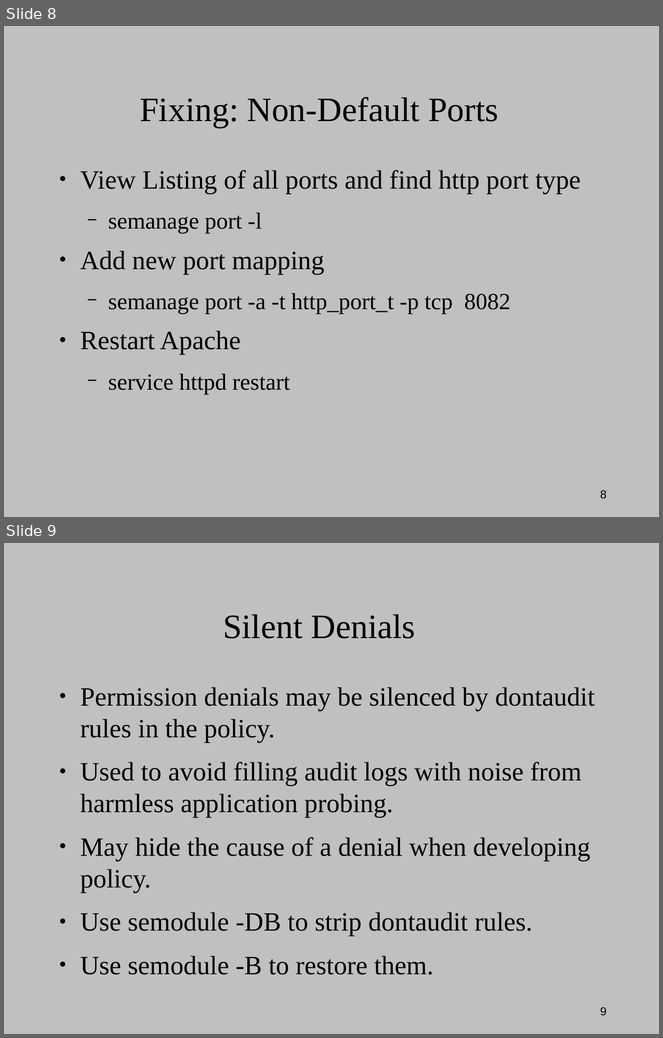
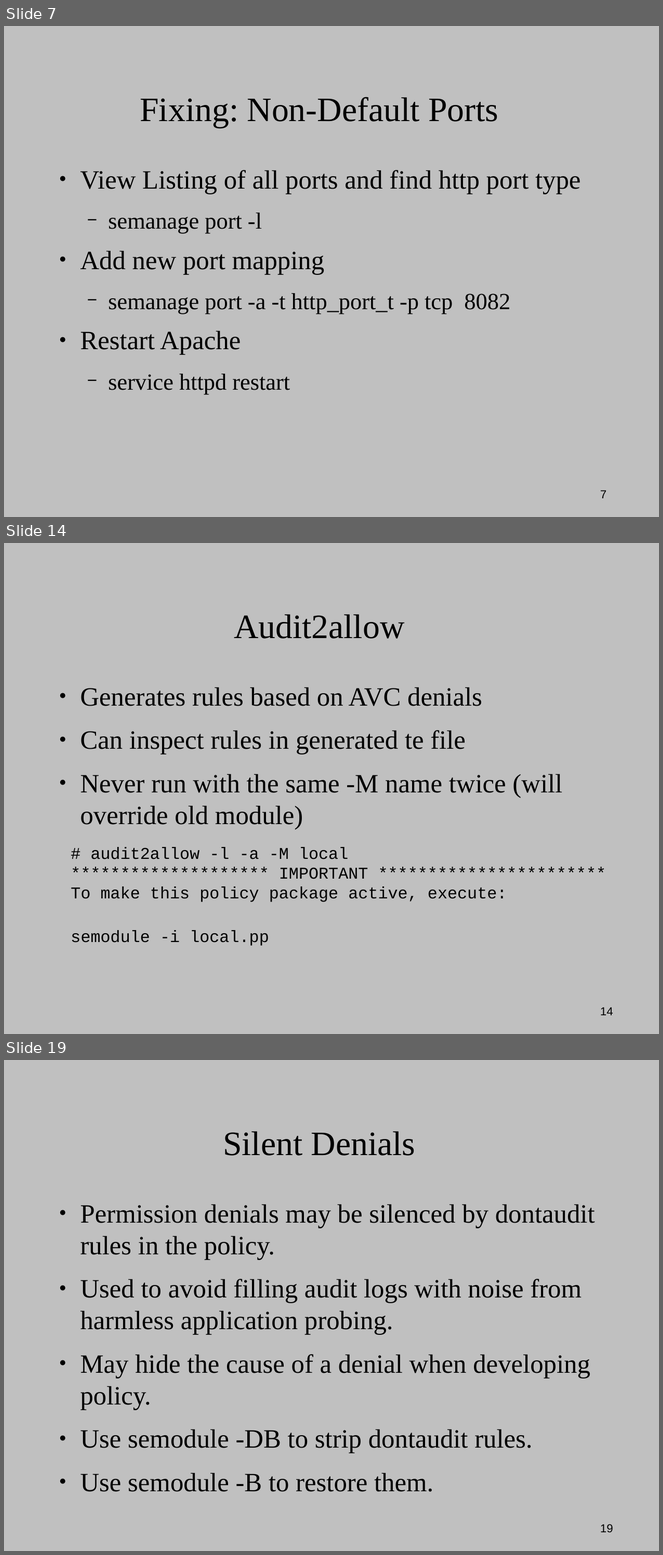
Before and after one commit to dpquigl/demystifying-selinux-part2, a slide deck: extra_slides.odp. Shown one above the other, each under a label of ours: slides 8 and 9 before the commit, slides 7, 14 and 19 after it; the slides between them are not shown. The pictures are 663x1038 and 663x1555 pixels, drawn with LibreOffice and Linux fonts; fonts in the diff are those of the drawing. Boxes give left, top, right and bottom in pixels: in the first picture for what was removed or moved away, otherwise in the second. Text is boxed around its words. In the diff, an @@ line names an element or a change of style, - is before the commit and + after.

```diff
--- a/extra_slides.odp
+++ b/extra_slides.odp
@@ slide 14 added at [4, 543, 659, 1034], background #C0C0C0; not listed: 1 template element that a slide beside it also shows @@
@@ title added at [234, 614, 404, 639], 41.4 pt, text #000000 @@
+Audit2allow
@@ text added at [80, 687, 562, 830], 32 pt, text #000000 @@
+● Generates rules based on AVC denials
+● Can inspect rules in generated te file
+● Never run with the same -M name twice (will override old module)
@@ text added at [71, 847, 507, 946], 20 pt, text #000000 @@
+# audit2allow -l -a -M local
+******************** IMPORTANT ***********************
+To make this policy package active, execute:
+semodule -i local.pp
@@ what was slide 8 is now slide 7 @@
@@ page number at [600, 490, 607, 499]: text changed @@
-8
+7
@@ what was slide 9 is now slide 19 @@
@@ page number at [600, 1524, 613, 1533]: text changed @@
-9
+19
```
Also in this commit, not shown: 16 other slides added, 1 slide removed, 2 other files.
